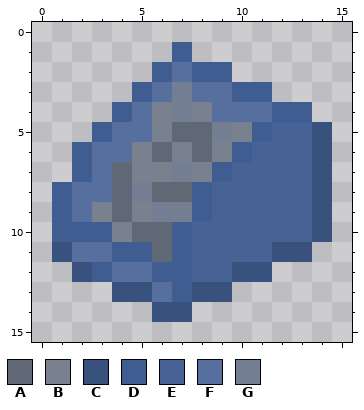
File history of a pixel-art file, art/raw/screws.aseprite. The first picture shows the starting point.
16x16 pixels, 1 frame.
Palette (. is transparent): A #616875  B #7a818e  C #39517d  D #405d92  E #476396  F #566f9e  G #737e92
Pixels before, first column x 1:
 1 ......D.......
 2 .....DFDD.....
 3 ....DFGFFDD...
 4 ...DFBGBFFFDD.
 5 ..DFFBAAGBDEEC
 6 .DFFBABABDEEEC
 7 .DFABBGBDEEEEC
 8 DFFAGAADEEEEEC
 9 DFBABGGDEEEEEC
10 DDDBAADEEEEEEC
11 CFFDDADEEEECC.
12 .CDFFDDEECC...
13 ...CCFDCC.....
14 .....CC.......
And afterwards:
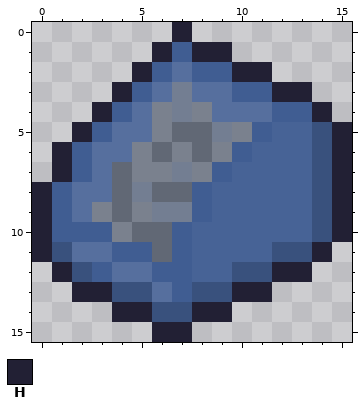
Colours new in this view: H #222034
What changed:
There is now colour H in row 0 at x 7; in row 1 at x 6 and 8 to 9; in row 2 at x 5 and 10 to 11; in row 3 at x 4 and 12 to 13; in row 4 at x 3 and 14; in row 5 at x 2 and 15.
There is now colour H in rows 6 to 7 at x 1 and 15; in rows 8 to 10 at x 0 and 15; in row 11 at x 0 and 14; in row 12 at x 1 and 12 to 13; in row 13 at x 2 to 3 and 10 to 11; in row 14 at x 4 to 5 and 8 to 9.
There is now colour H in row 15 at x 6 to 7.
Pixel boxes of the changes (left, top, right, bottom) in both pictures:
added: (32, 22, 352, 342)
